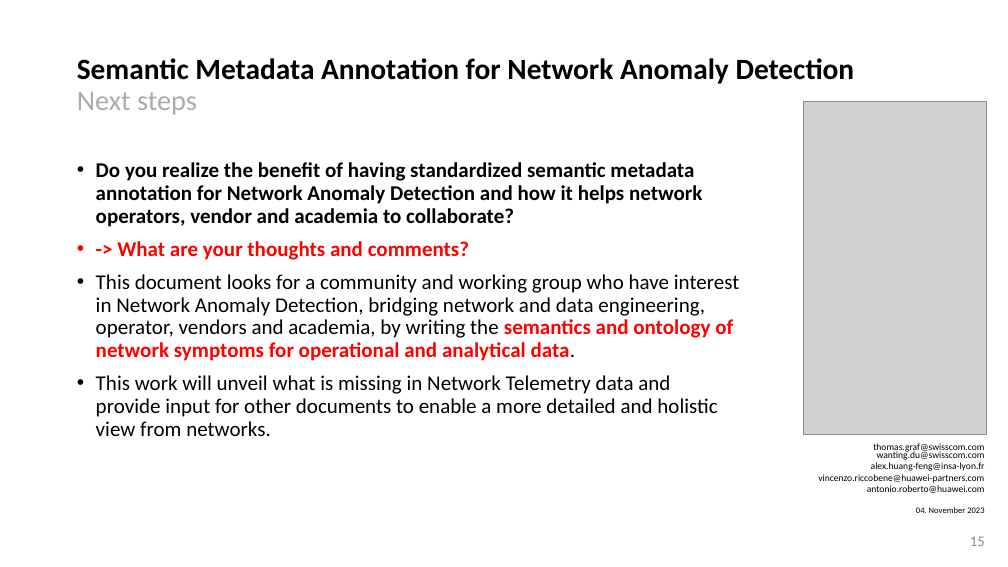
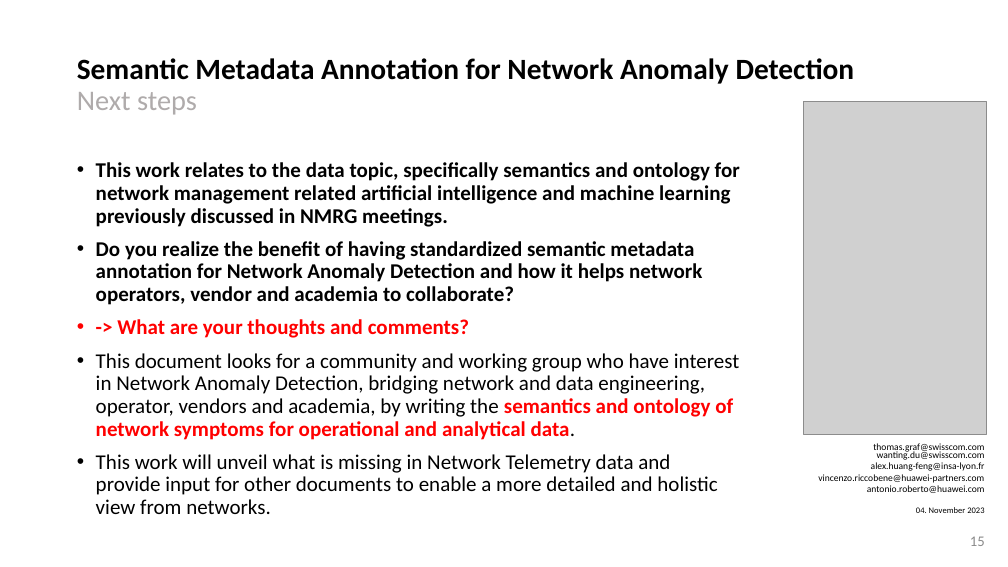
Before and after one commit to network-analytics/ietf-network-analytics-document-status, a slide deck: slide 15 of 118/NMRG/draft-netana-iepg-nmrg-network-anomaly-semantics-01.pptx. Drawn at 1008x567 pixels with LibreOffice and Linux fonts; fonts in the diff are those of the drawing; grey boxes stand for pictures. Boxes give left, top, right and bottom in pixels: in the first picture for what was removed or moved away, otherwise in the second. Text is boxed around its words. In the diff, an @@ line names an element or a change of style, - is before the commit and + after.

```diff
--- a/118/NMRG/draft-netana-iepg-nmrg-network-anomaly-semantics-01.pptx
+++ b/118/NMRG/draft-netana-iepg-nmrg-network-anomaly-semantics-01.pptx
@@ text at <box>96,162,740,227</box>: paragraph added @@
+• This work relates to the data topic, specifically semantics and ontology for network management related artificial intelligence and machine learning previously discussed in NMRG meetings.
```
Also in this commit, not shown: 4 other files.
